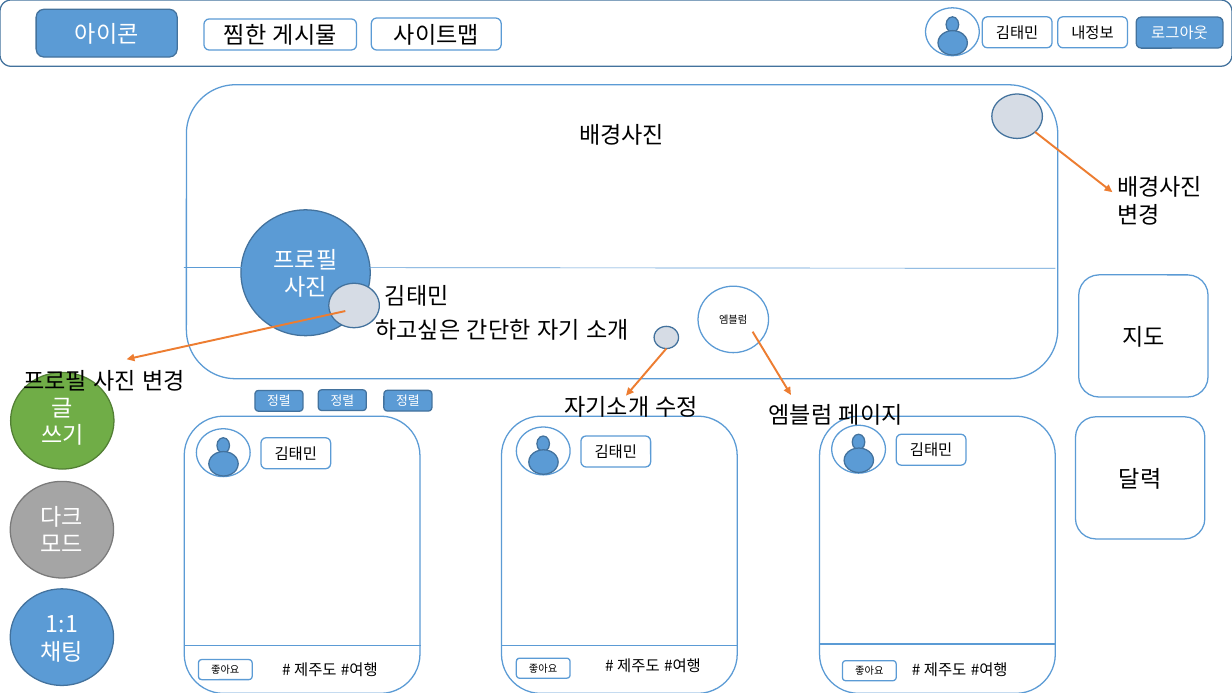
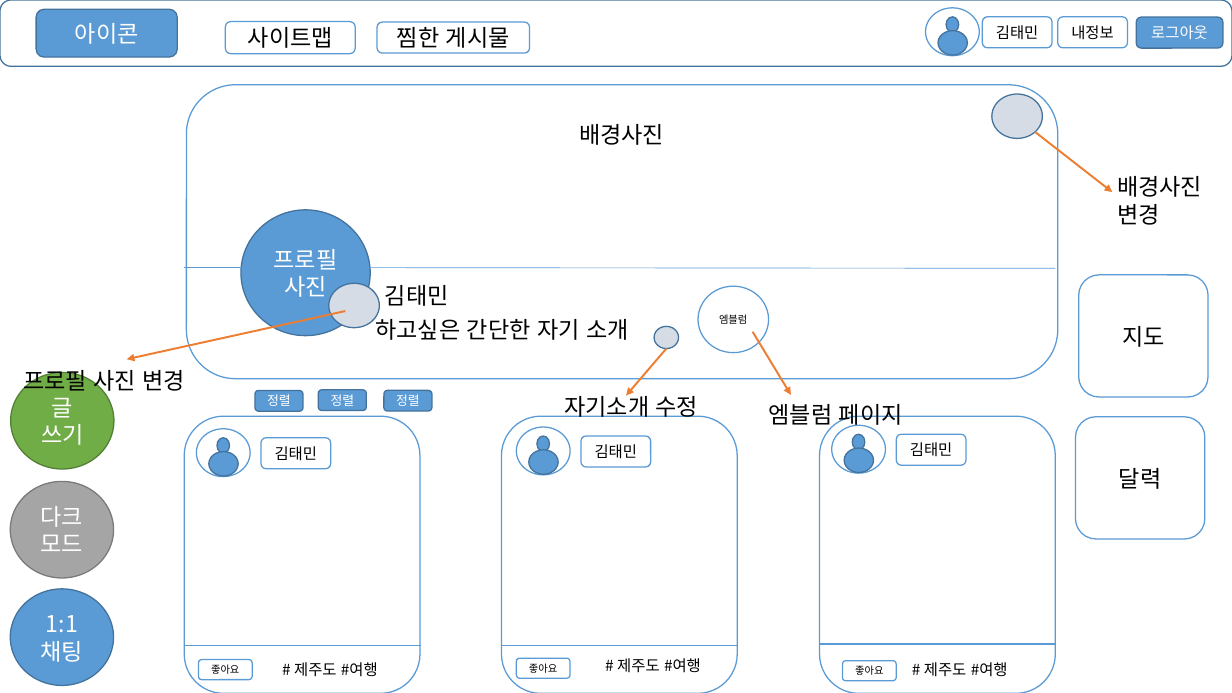
Before and after one commit to tm-kr/Academy-lesson-spring, a slide deck: slide 4 of 프로젝트 UI.pptx. Drawn at 1232x693 pixels with LibreOffice and Linux fonts; fonts in the diff are those of the drawing. Boxes give left, top, right and bottom in pixels: in the first picture for what was removed or moved away, otherwise in the second. Text is boxed around its words. In the diff, an @@ line names an element or a change of style, - is before the commit and + after.

```diff
--- a/프로젝트 UI.pptx
+++ b/프로젝트 UI.pptx
@@ rounded rectangle "사이트맵": place and size @@
-rounded rectangle "사이트맵" at (372,18,502,51)
+rounded rectangle "사이트맵" at (226,21,356,54)
@@ rounded rectangle "찜한 게시물": place and size @@
-rounded rectangle "찜한 게시물" at (204,19,357,51)
+rounded rectangle "찜한 게시물" at (377,22,530,54)
```
Also in this commit, not shown: 11 other slides changed, 1 slide added, 3 slides removed.
